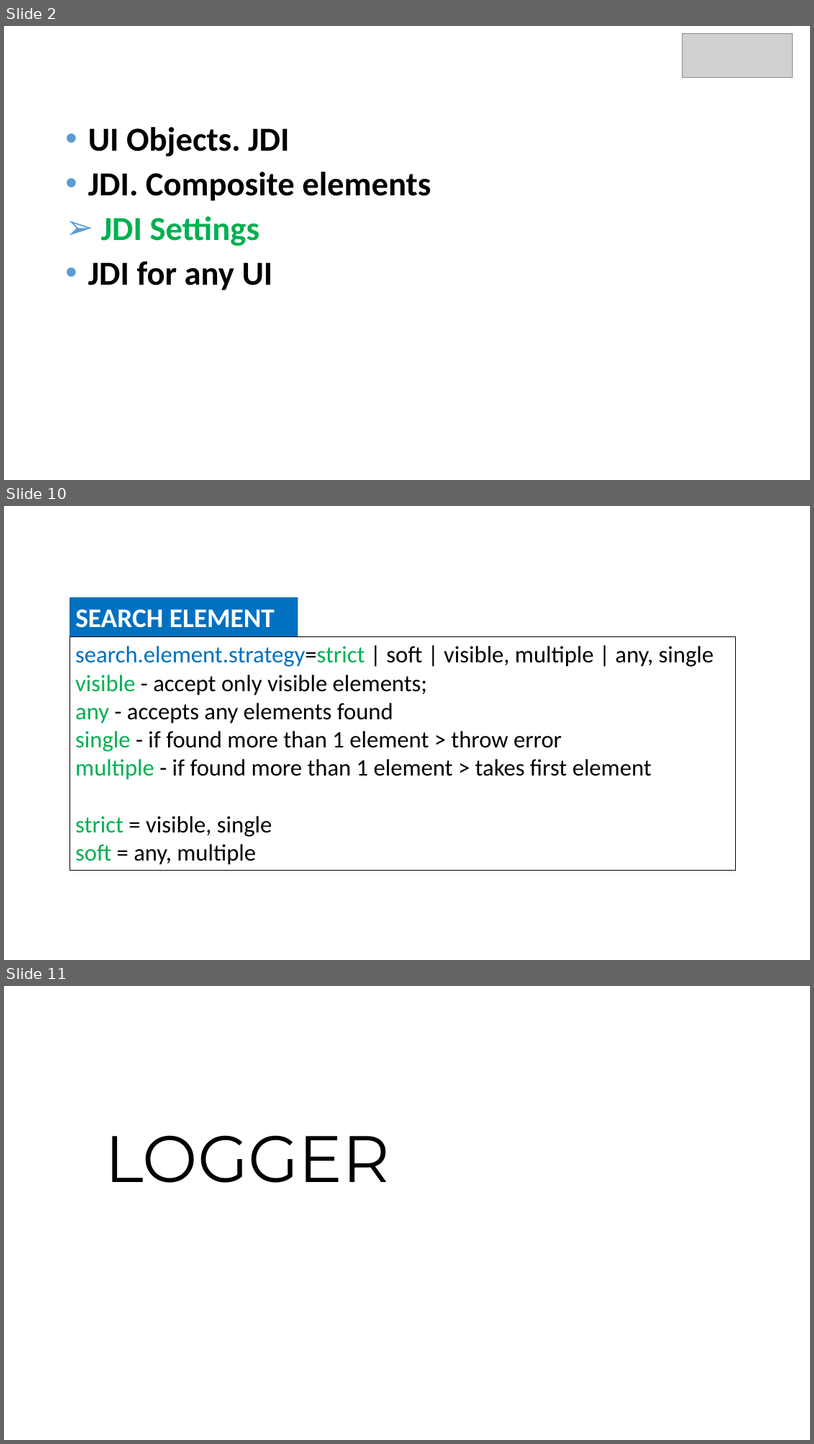
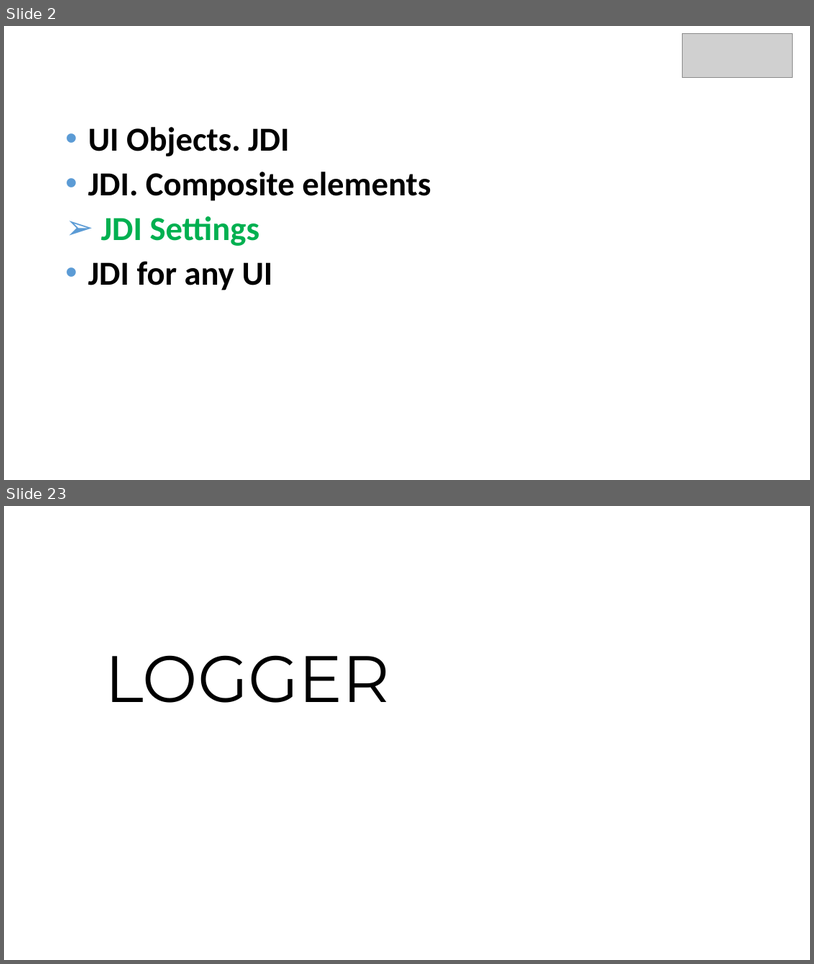
Before and after one commit to epam/JDI, a slide deck: 8 JDI Settings.pptx. Shown one above the other, each under a label of ours: slides 2, 10 and 11 before the commit, slides 2 and 23 after it; the slides between them are not shown. The pictures are 814x1444 and 814x964 pixels, drawn with LibreOffice and Linux fonts; fonts in the diff are those of the drawing; grey boxes stand for pictures; background and template pictures are left out. Boxes give left, top, right and bottom in pixels: in the first picture for what was removed or moved away, otherwise in the second. Text is boxed around its words. In the diff, an @@ line names an element or a change of style, - is before the commit and + after.

```diff
--- a/8 JDI Settings.pptx
+++ b/8 JDI Settings.pptx
@@ slide 10 removed at [4,506,810,960], background #FFFFFF @@
@@ text removed at [16,520,810,569] @@
-SETTINGS
@@ rectangle removed at [70,597,298,636] @@
-SEARCH ELEMENT
@@ rectangle removed at [70,636,736,870] @@
-search.element.strategy=strict | soft | visible, multiple | any, single
-visible - accept only visible elements;
-any - accepts any elements found
-single - if found more than 1 element > throw error
-multiple - if found more than 1 element > takes first element
-strict = visible, single
-soft = any, multiple
@@ page number removed at [574,926,756,951] @@
-10
@@ what was slide 11 is now slide 23 @@
```
Also in this commit, not shown: 12 slides changed, 13 slides added, 4 other slides removed.
